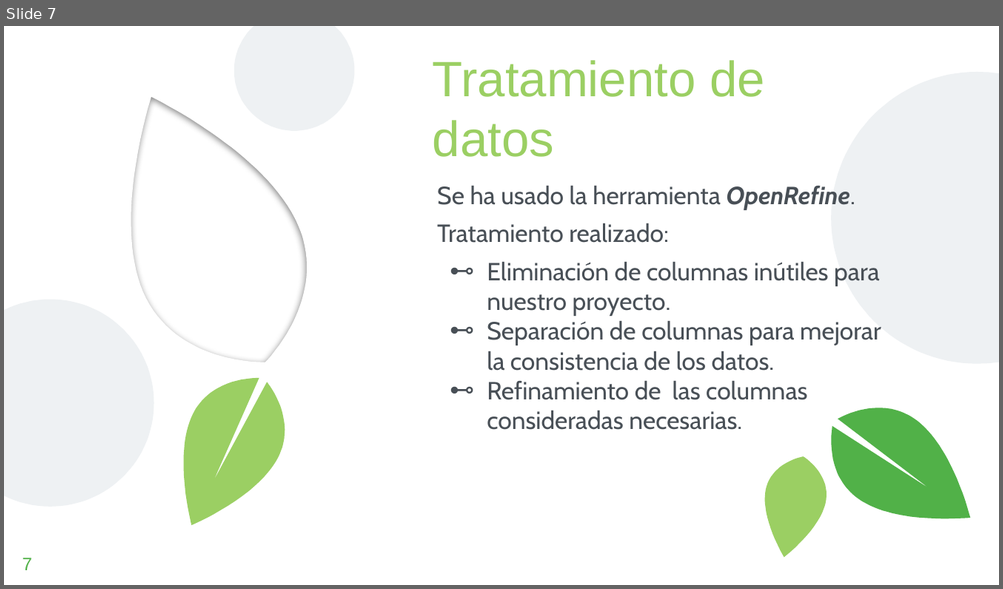
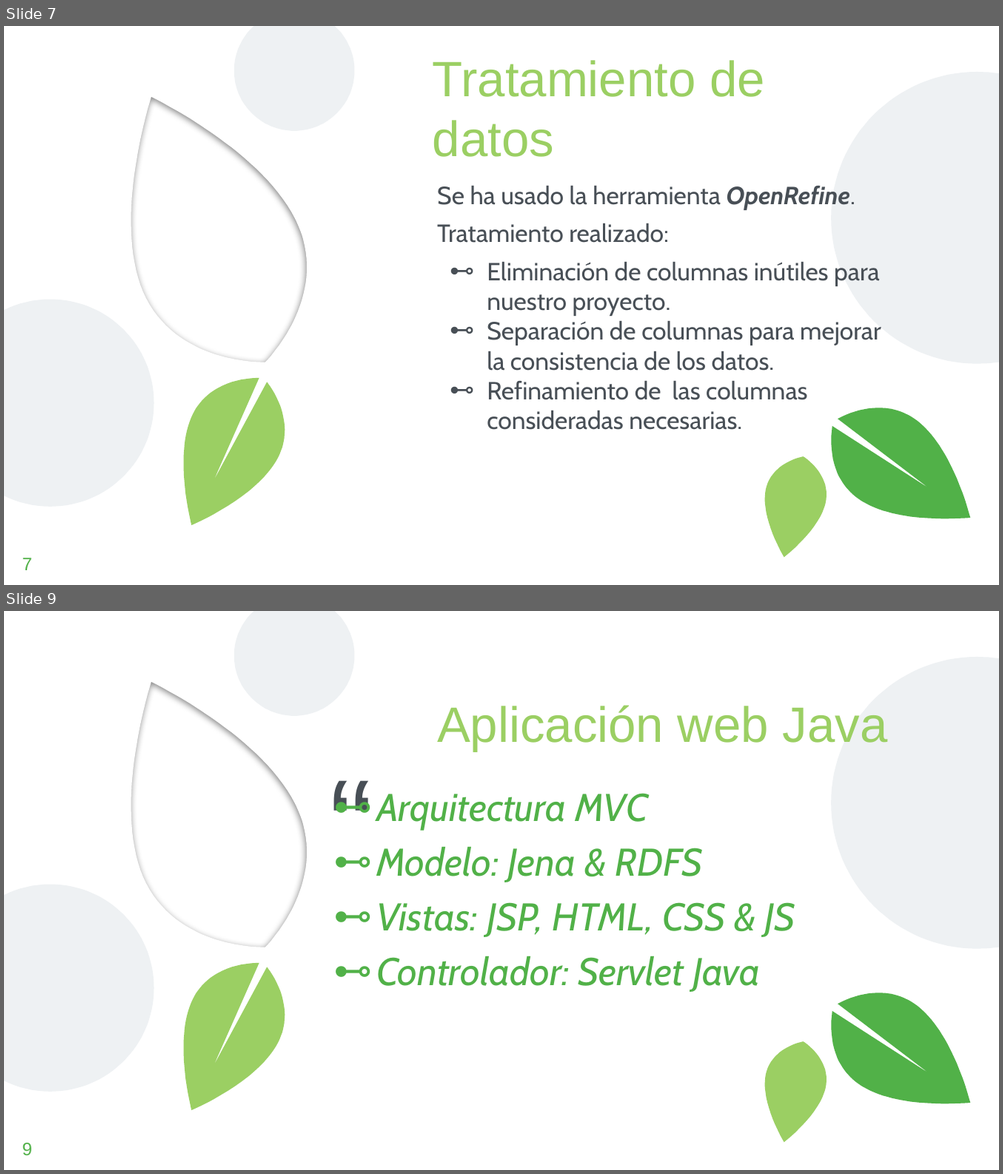
Before and after one commit to FacultadInformatica-LinkedData/Curso2019-2020, a slide deck: HandsOn/Group07/Presentación APP.pptx. Shown one above the other, each under a label of ours: slide 7 before the commit, slides 7 and 9 after it; the slides between them are not shown. The pictures are 1003x589 and 1003x1174 pixels, drawn with LibreOffice and Linux fonts; fonts in the diff are those of the drawing; background and template pictures are left out. Boxes give left, top, right and bottom in pixels: in the first picture for what was removed or moved away, otherwise in the second. Text is boxed around its words. In the diff, an @@ line names an element or a change of style, - is before the commit and + after.

```diff
--- a/HandsOn/Group07/Presentación APP.pptx
+++ b/HandsOn/Group07/Presentación APP.pptx
@@ slide 9 added at box(4, 611, 999, 1170), background picture (left out); not listed: 8 template elements that a slide beside it also shows @@
@@ text added at box(437, 705, 888, 752), 36 pt, text #9BCF63 @@
+Aplicación web Java
@@ text added at box(376, 793, 795, 992), 28 pt, text #51B148, italic @@
+⊷ Arquitectura MVC
+⊷ Modelo: Jena & RDFS
+⊷ Vistas: JSP, HTML, CSS & JS
+⊷ Controlador: Servlet Java
@@ page number added at box(22, 1143, 33, 1156), 13 pt, text #51B148 @@
+9
```
Also in this commit, not shown: 6 slides changed.
